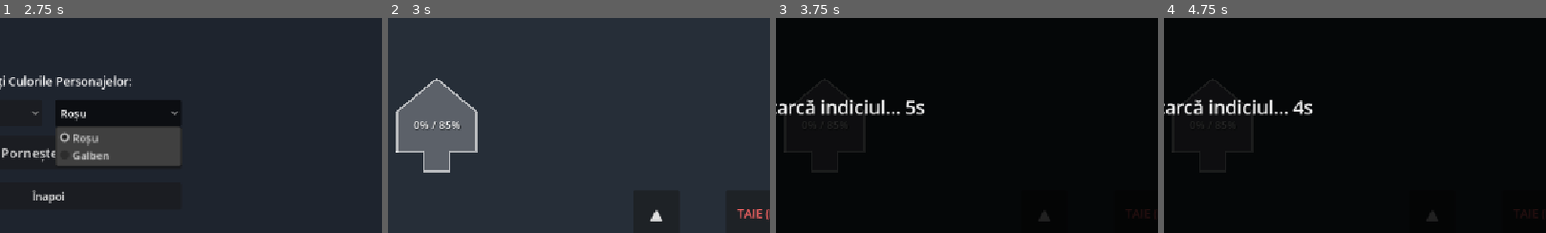
Above: before the commit, frames 1-4 (left to right).
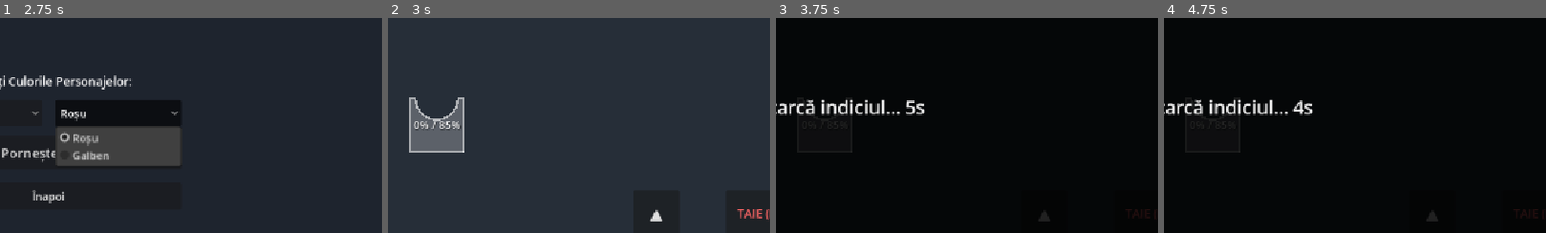
Above: after the commit, the same moments.

Repository: notfresh11/Snip-it-
Game: Godot game, scene res://src/ui/LobbyMenu.tscn
Two runs of this game, one before a commit and one after it. Both use one fixed random seed, a clock stepped at 60 frames per second and the inputs below.
Inputs:
- Up to frame 1 (2.75 s): click "Local Co-op (1 Ecran)" at 0.5 s; click "Albastru" at 1.25 s; click "Roșu" at 2 s
- Up to frame 2 (3 s): click "Pornește Jocul!" at 2.75 s
- Up to frame 3 (3.75 s): click "Hint (Ad)" at 3.5 s
- Up to frame 4 (4.75 s): click "Cumpără: Remove Ads ($1.99)" at 4.25 s
The pictures show only the part of the screen within x 44-94%, y 29-79%; the shares and areas given below are measured in that part.

Frame 1 is identical in both runs. In frame 2, 4.1% of the frame differs, in the area x 2-24%, y 28-72%; in frame 3, less than 0.1%; in frame 4, less than 0.1%.
Error in both runs: Invalid type in function 'connect' in base 'Signal'. Cannot convert argument 1 from Nil to Callable. (res://src/autoload/AdManager.gd:41)

Commit message:
Feature & Fix: Implement player collision separation, real-time overlap highlighter, and dynamic 'Square bitten by Circle' stencil for Level 1.
Co-authored-by: notfresh11 <214822233+notfresh11@users.noreply.github.com>

Diff:
--- a/src/levels/BaseLevel.gd
+++ b/src/levels/BaseLevel.gd
@@ -10,6 +10,9 @@
 var player1: BasePlayer = null
 var player2: BasePlayer = null
 
+@onready var overlap_highlight: Polygon2D = get_node_or_null("OverlapHighlight")
+@onready var overlap_outline: Line2D = get_node_or_null("OverlapHighlight/Outline")
+
 func _ready() -> void:
 	# Spawnăm jucătorii
 	spawn_players()
@@ -18,6 +21,31 @@
 	var game_manager = get_node_or_null("/root/GameManager")
 	if game_manager:
 		game_manager.level_changed.emit(scene_file_path)
+
+func _process(_delta: float) -> void:
+	if not player1 or not player2 or not overlap_highlight:
+		return
+
+	# Obținem poligoanele globale ale ambilor jucători
+	var p1_global = player1.to_global_points(player1.polygon, player1.global_transform)
+	var p2_global = player2.to_global_points(player2.polygon, player2.global_transform)
+
+	# Calculăm intersecția/suprapunerea lor în spațiul global (scena este la 0,0, deci este egal cu spațiul global)
+	var intersections = Geometry2D.intersect_polygons(p1_global, p2_global)
+	if intersections.size() > 0:
+		var poly = intersections[0]
+		overlap_highlight.polygon = poly
+
+		# Setăm punctele conturului și închidem bucla
+		var pts = Array(poly)
+		if pts.size() > 0:
+			pts.append(pts[0])
+		if overlap_outline:
+			overlap_outline.points = PackedVector2Array(pts)
+	else:
+		overlap_highlight.polygon = PackedVector2Array()
+		if overlap_outline:
+			overlap_outline.points = PackedVector2Array()
 
 func spawn_players() -> void:
 	var player_scene = load("res://src/players/BasePlayer.tscn")
--- a/src/levels/BaseLevel.tscn
+++ b/src/levels/BaseLevel.tscn
@@ -13,6 +13,17 @@
 color = Color(0.15, 0.18, 0.22, 1.0)
 
 [node name="HUD" parent="." instance=ExtResource("2_hud")]
+
+[node name="OverlapHighlight" type="Polygon2D" parent="."]
+z_index = 2
+color = Color(1, 0.9, 0.3, 0.5)
+
+[node name="Outline" type="Line2D" parent="OverlapHighlight"]
+width = 3.0
+default_color = Color(1, 0.9, 0.3, 0.9)
+joint_mode = 2
+begin_cap_mode = 2
+end_cap_mode = 2
 
 [node name="P1Spawn" type="Marker2D" parent="."]
 position = Vector2(150, 450)
--- /dev/null
+++ b/src/levels/Level1_Stencil.gd
@@ -0,0 +1,31 @@
+extends BaseLevel
+
+func _ready() -> void:
+	super._ready()
+
+	# Generăm șablonul programatic: Pătrat mușcat de un cerc
+	# Un pătrat de 80x80 în coordonate locale ale StencilShape
+	var sq = PackedVector2Array([
+		Vector2(-40, -40),
+		Vector2(40, -40),
+		Vector2(40, 40),
+		Vector2(-40, 40)
+	])
+
+	# Cerc de rază 32, plasat la marginea de sus (0, -40) pentru a "mușca" din pătrat
+	var circle_pts = PackedVector2Array()
+	var steps = 24
+	for i in range(steps):
+		var angle = i * TAU / steps
+		circle_pts.append(Vector2(0, -40) + Vector2(cos(angle), sin(angle)) * 32)
+
+	var clipped = Geometry2D.clip_polygons(sq, circle_pts)
+	if clipped.size() > 0:
+		var stencil = get_node_or_null("StencilShape")
+		if stencil:
+			# Actualizează poligonul șablonului
+			stencil.polygon = clipped[0]
+
+			# Recalculează aria țintă la nivel global pentru determinarea corectă a progresului de acoperire
+			var global_pts = stencil.to_global_points(clipped[0], stencil.global_transform)
+			stencil.target_area = stencil.get_polygon_area(global_pts)
--- a/src/levels/Level1_Stencil.tscn
+++ b/src/levels/Level1_Stencil.tscn
@@ -1,9 +1,11 @@
-[gd_scene load_steps=4 format=3 uid="uid://cx6y4np5xyg01"]
+[gd_scene load_steps=5 format=3 uid="uid://cx6y4np5xyg01"]
 
 [ext_resource type="PackedScene" uid="uid://df6y34np5xyga" path="res://src/levels/BaseLevel.tscn" id="1_base"]
 [ext_resource type="PackedScene" uid="uid://b0y6m8m2v8p3r" path="res://src/objects/StencilShape.tscn" id="2_stencil"]
+[ext_resource type="Script" path="res://src/levels/Level1_Stencil.gd" id="3_script"]
 
 [node name="Level1_Stencil" instance=ExtResource("1_base")]
+script = ExtResource("3_script")
 p1_type = "Square"
 p2_type = "Circle"
 
@@ -29,9 +31,9 @@
 position = Vector2(576, 350)
 
 [node name="Polygon2D" parent="StencilShape" index="0"]
-polygon = PackedVector2Array(-60, 40, -60, -20, 0, -70, 60, -20, 60, 40, 20, 40, 20, 70, -20, 70, -20, 40)
+polygon = PackedVector2Array(-40, -40, 40, -40, 40, 40, -40, 40)
 
 [node name="CollisionPolygon2D" parent="StencilShape" index="1"]
-polygon = PackedVector2Array(-60, 40, -60, -20, 0, -70, 60, -20, 60, 40, 20, 40, 20, 70, -20, 70, -20, 40)
+polygon = PackedVector2Array(-40, -40, 40, -40, 40, 40, -40, 40)
 
 [connection signal="stencil_completed" from="StencilShape" to="." method="complete_level"]
--- a/src/levels/Level2_Transport.tscn
+++ b/src/levels/Level2_Transport.tscn
@@ -55,8 +55,8 @@
 
 [node name="SpikesArea" type="Area2D" parent="." index="4"]
 position = Vector2(600, 600)
-collision_layer = 3
-collision_mask = 3
+collision_layer = 1
+collision_mask = 6
 
 [node name="CollisionShape2D" type="CollisionShape2D" parent="SpikesArea" index="0"]
 shape = SubResource("RectangleShape2D_spikes")
@@ -67,8 +67,8 @@
 
 [node name="BasketArea" type="Area2D" parent="." index="5"]
 position = Vector2(1000, 480)
-collision_layer = 3
-collision_mask = 3
+collision_layer = 1
+collision_mask = 8
 
 [node name="CollisionShape2D" type="CollisionShape2D" parent="BasketArea" index="0"]
 shape = SubResource("RectangleShape2D_basket")
--- a/src/levels/Level3_Trigger.tscn
+++ b/src/levels/Level3_Trigger.tscn
@@ -34,8 +34,8 @@
 text = "Indicație: Decupați-l pe Player 1 până devine o fâșie foarte subțire pentru a se strecura în tunel!"
 
 [node name="TunnelCeiling" type="StaticBody2D" parent="." index="4"]
-collision_layer = 3
-collision_mask = 3
+collision_layer = 1
+collision_mask = 0
 
 [node name="Visual" type="Polygon2D" parent="TunnelCeiling" index="0"]
 color = Color(0.24, 0.28, 0.35, 1.0)
@@ -49,8 +49,8 @@
 
 [node name="BlockingWall" type="StaticBody2D" parent="." index="6"]
 position = Vector2(900, 445)
-collision_layer = 3
-collision_mask = 3
+collision_layer = 1
+collision_mask = 0
 
 [node name="Collision" type="CollisionShape2D" parent="BlockingWall" index="0"]
 shape = SubResource("RectangleShape2D_wall")
@@ -61,8 +61,8 @@
 
 [node name="WinArea" type="Area2D" parent="." index="7"]
 position = Vector2(1050, 470)
-collision_layer = 3
-collision_mask = 3
+collision_layer = 1
+collision_mask = 6
 
 [node name="CollisionShape2D" type="CollisionShape2D" parent="WinArea" index="0"]
 shape = SubResource("RectangleShape2D_win")
--- a/src/objects/PhysicalBall.tscn
+++ b/src/objects/PhysicalBall.tscn
@@ -6,8 +6,8 @@
 radius = 24.0
 
 [node name="PhysicalBall" type="RigidBody2D"]
-collision_layer = 3
-collision_mask = 3
+collision_layer = 8
+collision_mask = 7
 mass = 1.5
 script = ExtResource("1_ball")
 
--- a/src/objects/PressureButton.tscn
+++ b/src/objects/PressureButton.tscn
@@ -6,8 +6,8 @@
 size = Vector2(50, 16)
 
 [node name="PressureButton" type="Area2D"]
-collision_layer = 3
-collision_mask = 3
+collision_layer = 1
+collision_mask = 14
 script = ExtResource("1_button")
 
 [node name="CollisionShape2D" type="CollisionShape2D" parent="."]
--- a/src/players/BasePlayer.gd
+++ b/src/players/BasePlayer.gd
@@ -44,6 +44,18 @@
 func _ready() -> void:
 	spawn_position = global_position
 
+	# Configurare straturi și măști de coliziune conform planului de design
+	# Layer 1: Mediul (sticle, podele, tavan) - valoare 1
+	# Layer 2: Player 1 - valoare 2
+	# Layer 3: Player 2 - valoare 4
+	# Layer 4: Bile fizice - valoare 8
+	if player_id == 1:
+		collision_layer = 2
+		collision_mask = 1 + 8 # Mediul (1) + Bile (8). Nu se ciocnește cu Player 2.
+	else:
+		collision_layer = 4
+		collision_mask = 1 + 8 # Mediul (1) + Bile (8). Nu se ciocnește cu Player 1.
+
 	# Încărcăm fețele corespunzătoare
 	load_textures()
 
